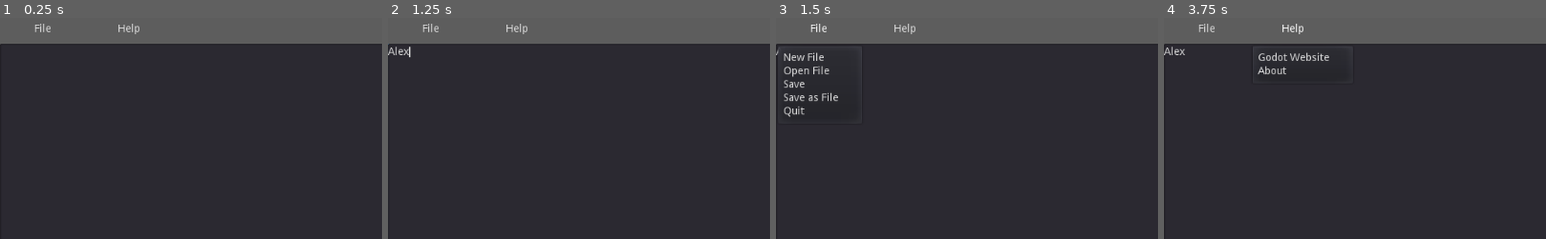
Above: before the commit, frames 1-4 (left to right).
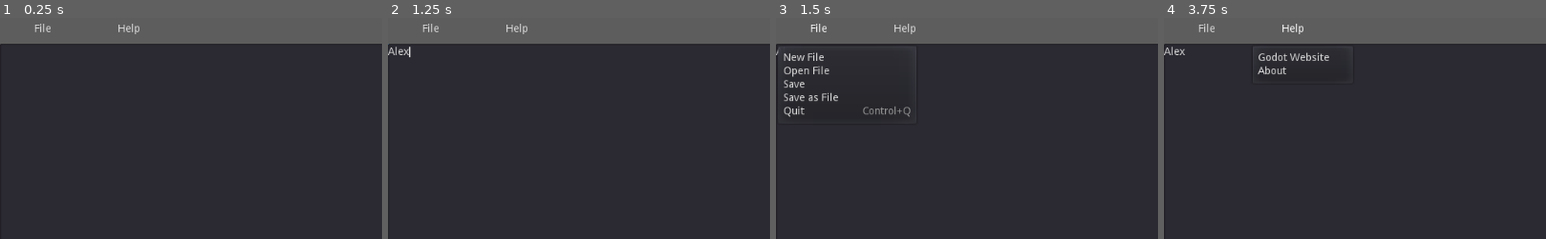
Above: after the commit, the same moments.

Repository: jagc/textEditor
Game: Godot game, scene res://scenes/main.tscn
The game is run twice, just before and just after one commit, with the same random seed, the same clock (stepped at 60 frames per second) and the same inputs.
Inputs (mouse positions are % of the whole screen's width and height, from its top left):
- Up to frame 1 (0.25 s): no input
- Up to frame 2 (1.25 s): click (50, 53) at 0.52 s; type "Alex" at 0.6 s
- Up to frame 3 (1.5 s): click "File" at 1.25 s
- Up to frame 4 (3.75 s): click "File" at 2 s; click "File" at 2.75 s; click "Help" at 3.5 s
The pictures show only the part of the screen within x 0-50%, y 0-50%; the shares and areas given below are measured in that part.

Frames 1-2 are identical in both runs. In frame 3, 0.2% of the frame differs, in the area x 22-36%, y 40-45%; in frame 4, nothing differs.

Commit message:
added capability to quit app via Ctrl + Q shortcut in code

Diff:
--- a/scenes/main.tscn
+++ b/scenes/main.tscn
@@ -1,6 +1,9 @@
-[gd_scene load_steps=2 format=2]
+[gd_scene load_steps=3 format=2]
 
 [ext_resource path="res://scripts/app.gd" type="Script" id=1]
+
+[sub_resource type="Theme" id=1]
+"MenuButton/fonts/Menu type" = null
 
 [node name="Control" type="Control"]
 anchor_right = 1.0
@@ -43,6 +46,7 @@
 [node name="MenuButtonFile" type="MenuButton" parent="."]
 margin_right = 115.0
 margin_bottom = 40.0
+theme = SubResource( 1 )
 text = "File"
 switch_on_hover = true
 
--- a/scripts/app.gd
+++ b/scripts/app.gd
@@ -10,6 +10,15 @@
 	$MenuButtonFile.get_popup().add_item("Save")
 	$MenuButtonFile.get_popup().add_item("Save as File")
 	$MenuButtonFile.get_popup().add_item("Quit")
+
+	# alternative way of setting a shortcut key
+	var shortcut = ShortCut.new()
+	var inputEventKey = InputEventKey.new()
+	inputEventKey.set_scancode(KEY_Q) #if keyboard key 'Q' is pressed
+	inputEventKey.control = true #if keyboard key 'Control' is pressed
+	shortcut.set_shortcut(inputEventKey) #re-sets and confirms the variables/properties of the instance set above.
+
+	$MenuButtonFile.get_popup().set_item_shortcut(4, shortcut, true) # 3rd parameter tells that this shortcut is global
 
 	$MenuButtonFile.get_popup().connect("id_pressed", self, "_on_item_pressed", ["MenuButtonFile"])
 
